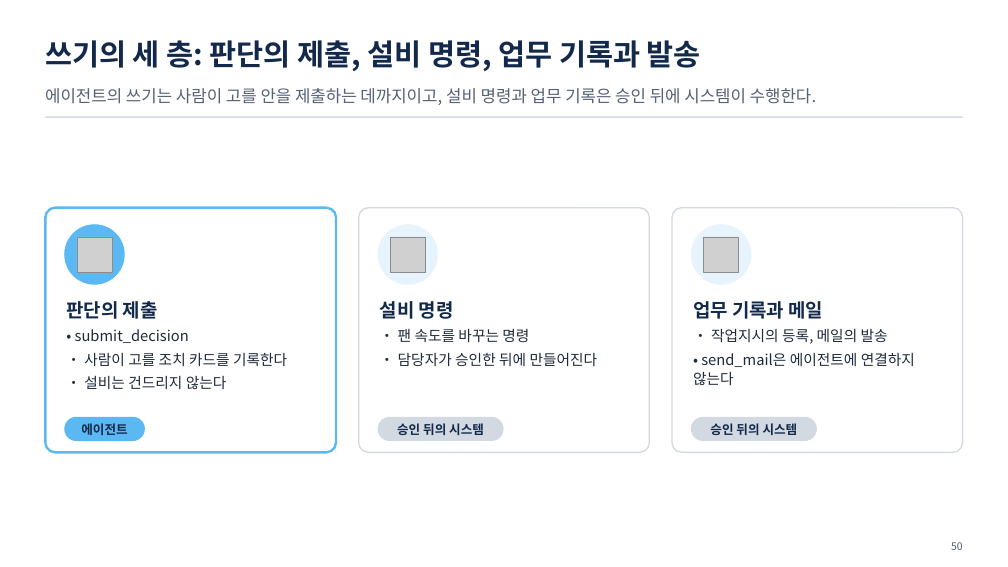
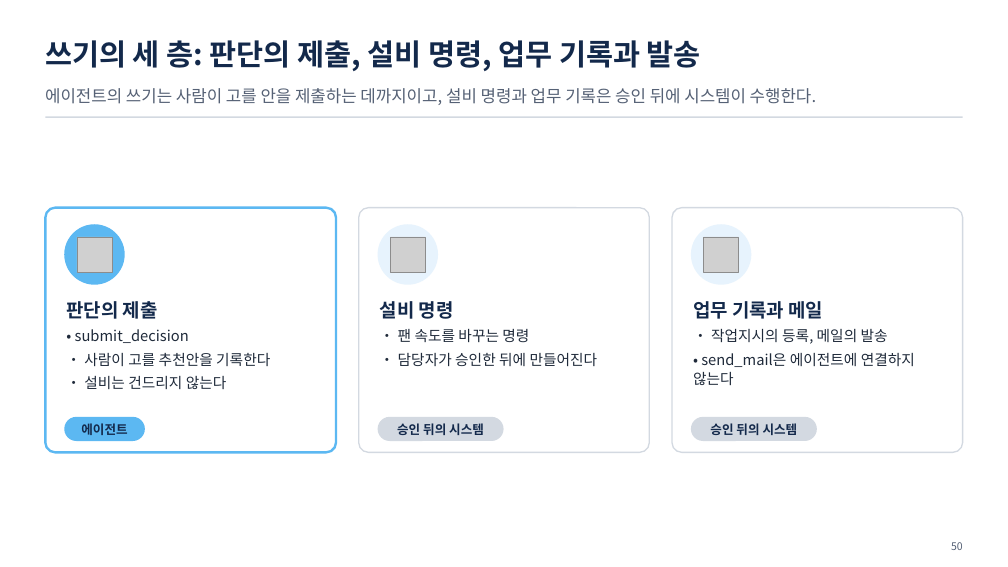
Before and after one commit to uengine-oss/hyd-iot-edu, a slide deck: slide 50 of docs/교재/통합반/06일차/통합반_06일차.pptx. Drawn at 1008x567 pixels with LibreOffice and Linux fonts; fonts in the diff are those of the drawing; grey boxes stand for pictures. Boxes give left, top, right and bottom in pixels: in the first picture for what was removed or moved away, otherwise in the second. Text is boxed around its words. In the diff, an @@ line names an element or a change of style, - is before the commit and + after.

```diff
--- a/docs/교재/통합반/06일차/통합반_06일차.pptx
+++ b/docs/교재/통합반/06일차/통합반_06일차.pptx
@@ text at (x1=84, y1=353, x2=270, y2=366): text changed @@
-• 사람이 고를 조치 카드를 기록한다
+• 사람이 고를 추천안을 기록한다
```
Also in this commit, not shown: 5 other slides changed, 5 other files.
